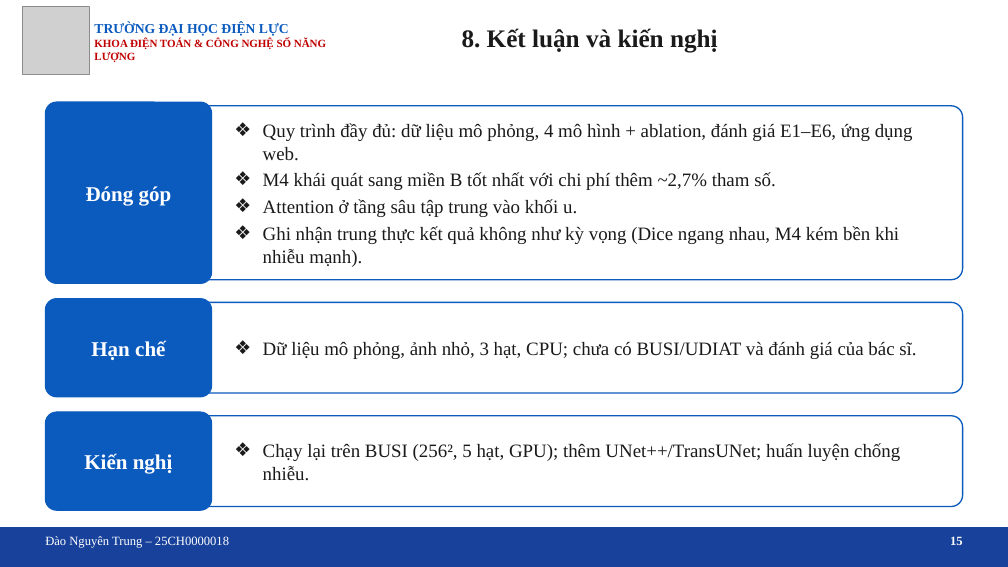
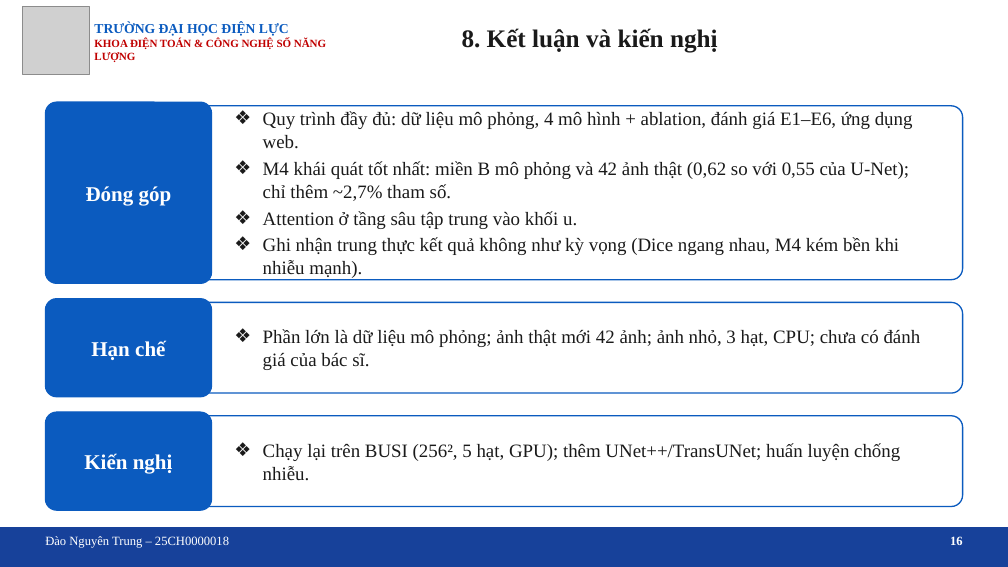
Before and after one commit to trungnguyen107/Medical-image-segmentation-breast-ultrasound-unet-attention, a slide deck: slide 16 of docs/Slide_bao_cao_DATN_U-Net_Attention.pptx (slide 15 before the commit). Drawn at 1008x567 pixels with LibreOffice and Linux fonts; fonts in the diff are those of the drawing; grey boxes stand for pictures; background and template pictures are left out. Boxes give left, top, right and bottom in pixels: in the first picture for what was removed or moved away, otherwise in the second. Text is boxed around its words. In the diff, an @@ line names an element or a change of style, - is before the commit and + after.

```diff
--- a/docs/Slide_bao_cao_DATN_U-Net_Attention.pptx
+++ b/docs/Slide_bao_cao_DATN_U-Net_Attention.pptx
@@ text at [263, 161, 909, 201]: text changed @@
-❖ M4 khái quát sang miền B tốt nhất với chi phí thêm ~2,7% tham số.
+❖ M4 khái quát tốt nhất: miền B mô phỏng và 42 ảnh thật (0,62 so với 0,55 của U-Net); chỉ thêm ~2,7% tham số.
@@ text at [263, 329, 921, 370]: text changed @@
-❖ Dữ liệu mô phỏng, ảnh nhỏ, 3 hạt, CPU; chưa có BUSI/UDIAT và đánh giá của bác sĩ.
+❖ Phần lớn là dữ liệu mô phỏng; ảnh thật mới 42 ảnh; ảnh nhỏ, 3 hạt, CPU; chưa có đánh giá của bác sĩ.
@@ text at [950, 536, 963, 545]: text changed @@
-15
+16
```
Also in this commit, not shown: 2 other slides changed, 1 slide added, 2 other files.
